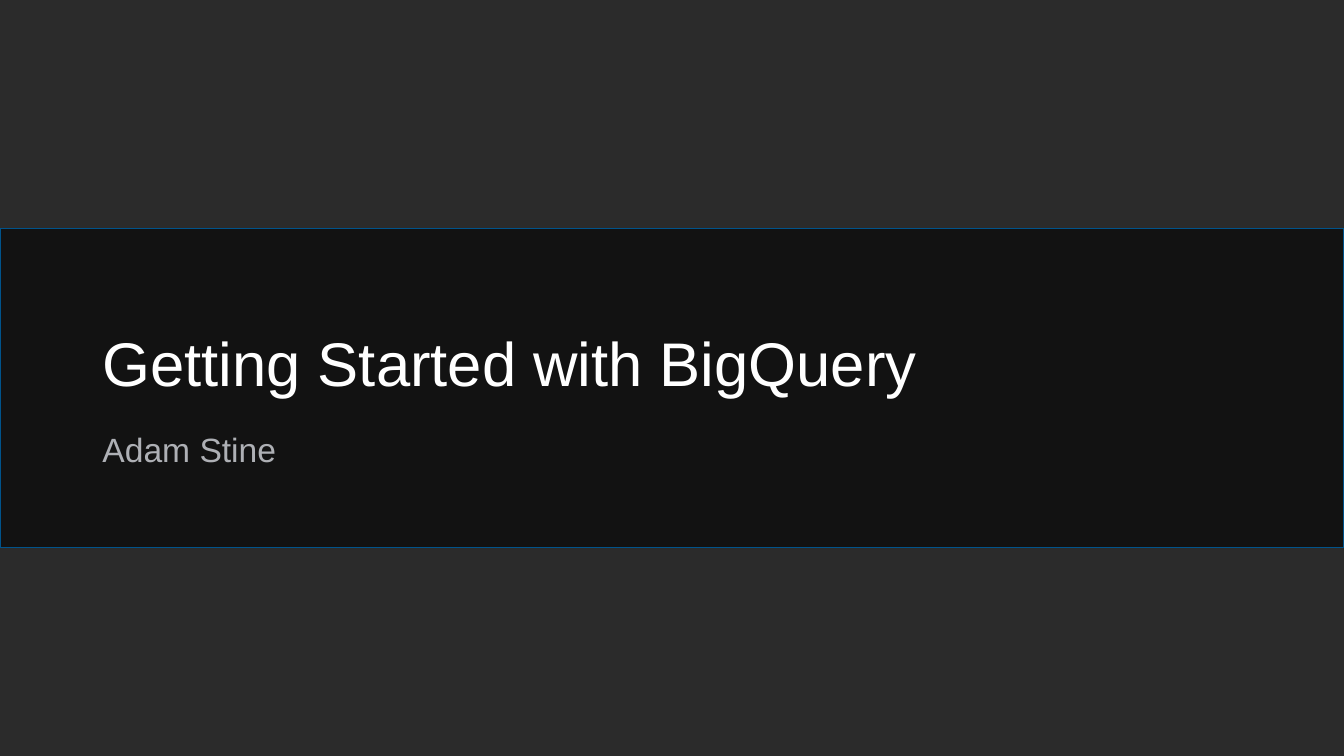
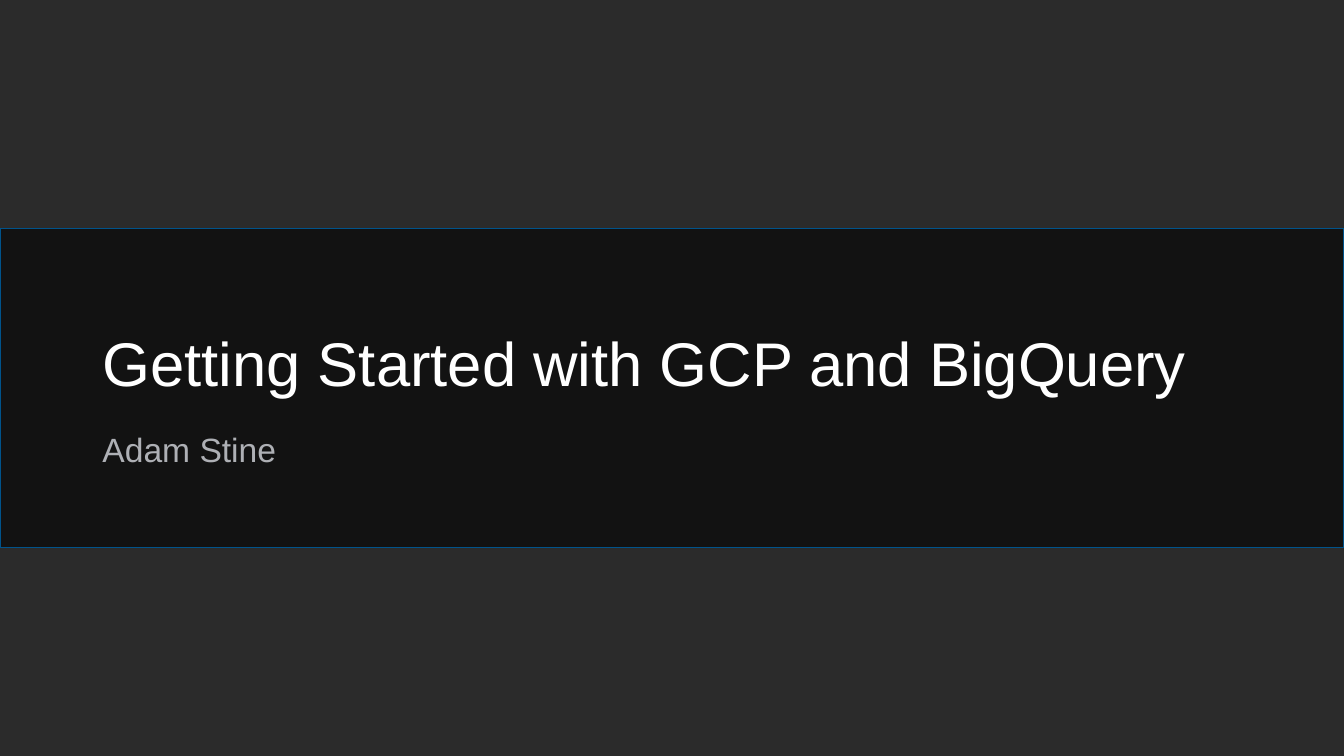
Before and after one commit to ncbi/ASHG-Workshop-2021, a slide deck: slide 1 of ASHG_GCP.pptx. Drawn at 1344x756 pixels with LibreOffice and Linux fonts; fonts in the diff are those of the drawing; background and template pictures are left out; a plain dark background stands for a picture behind light text. Boxes give left, top, right and bottom in pixels: in the first picture for what was removed or moved away, otherwise in the second. Text is boxed around its words. In the diff, an @@ line names an element or a change of style, - is before the commit and + after.

```diff
--- a/ASHG_GCP.pptx
+++ b/ASHG_GCP.pptx
@@ title at <box>102,341,1186,398</box>: text changed @@
-Getting Started with BigQuery
+Getting Started with GCP and BigQuery
```
Also in this commit, not shown: 8 other slides changed, 1 slide removed.
